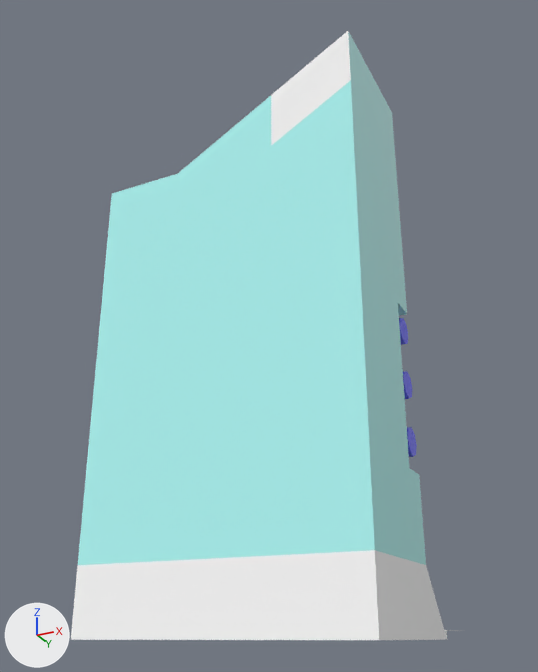
One commit to the FBX model Assets/jlopez_DeDustII/Models/Walls/Wall-BaseToLow.fbx: the scene before it, then after it.
Camera for both pictures: a 50 mm camera at (-7.812, -11.337, 0.017) aimed at (-10.214, -6.534, 2.178). Every picture has the same lights, and +X, +Y and +Z are marked at lower left. Where no turn or scale is listed for an object, it has been applied to the vertices. Vertices at the same position are counted once.

Names of what the first picture shows: 'BaseToLow'.
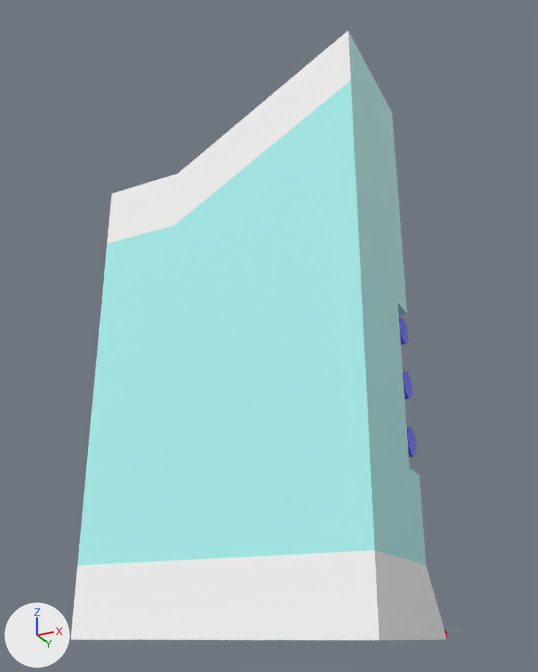
The newer file is also turned or shifted as a whole; pictures and numbers use the older file's frame.

Edits to the scene script, one JSON object a line:
```json
{"op": "add", "block": "mat_roadouthi", "code": ["mat_roadouthi = principled_material('RoadOutHi')", "mat_roadouthi.base_color = (1.0, 0.0, 0.0)  # red #ff0000", "mat_roadouthi.roughness = 0.0"]}
{"block": "me_mesh", "where": "# used by ob_basetolow; location = (-10.144, -6.431, 0.0)"}
{"op": "remove", "block": "me_mesh", "code": "me_mesh.from_pydata(...)  # 206 vertices, 212 faces; spans x -1.0..1.0, y -0.99..1.01, z 0.0..4.0"}
{"op": "add", "block": "me_mesh", "code": "me_mesh.from_pydata(...)  # 205 vertices, 212 faces; spans x -1.0..1.0, y -0.99..1.01, z 0.0..4.0"}
{"block": "me_mesh", "change": "me_mesh part 1: 6 faces spanning x -1.0..0.39, y -0.99..0.01, z 2.78..3.66 switch from mat_wallmid (cyan #b0f9f6) to mat_walledges (white #ffffff)"}
{"op": "add", "block": "me_mesh", "code": "me_mesh.materials.append(mat_roadouthi)  # red #ff0000"}
```

Boxes [x1, y1, x2, y2] around the edits, measured in the pictures (538 x 672 px):
```json
{"part": 1, "of": "me_mesh", "change": "recoloured", "before": [107, 96, 271, 244], "after": [107, 96, 271, 244], "on screen": "cyan to white"}
```
